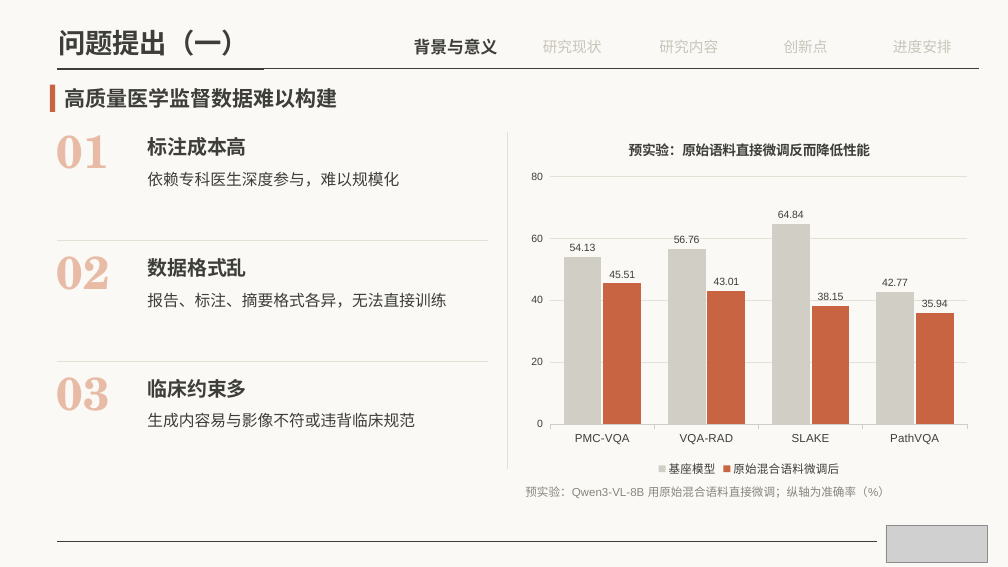
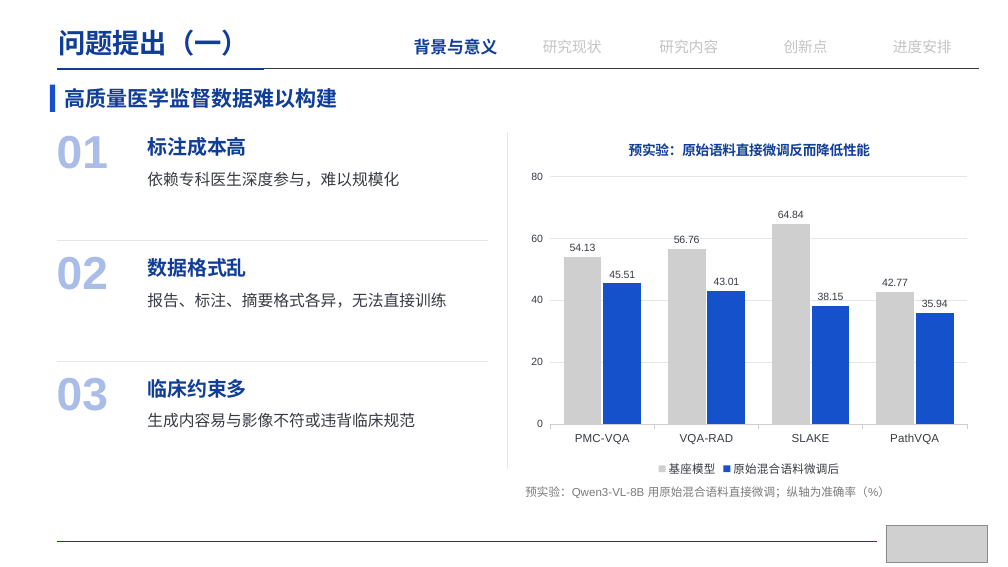
Before and after one commit to irving-2222/Graduation-Thesis, a slide deck: slide 5 of 开题答辩.pptx. Drawn at 1008x567 pixels with LibreOffice and Linux fonts; fonts in the diff are those of the drawing; grey boxes stand for pictures. Boxes give left, top, right and bottom in pixels: in the first picture for what was removed or moved away, otherwise in the second. Text is boxed around its words. In the diff, an @@ line names an element or a change of style, - is before the commit and + after.

```diff
--- a/开题答辩.pptx
+++ b/开题答辩.pptx
@@ background #FAF9F5 to #FFFFFF @@
@@ text "问题提出（一）" at [58,29,249,56]: font TeX Gyre Schola to Arial, text colour #3D3D3A to #103D98 @@
@@ rectangle at [50,85,55,112]: fill #C96442 to #1551CA @@
@@ line (57, 69) - (979, 69): stroke #3D3D3A 0.5 pt to #373B43 0.5 pt @@
@@ line (57, 69) - (264, 69): stroke #3D3D3A 1.75 pt to #103D98 1.75 pt @@
@@ text "高质量医学监督数据难以构建" at [64,88,337,108]: font TeX Gyre Schola to Arial, text colour #3D3D3A to #103D98 @@
@@ line (507, 132) - (507, 469): stroke #E3E0D6 1 pt to #E3E6EA 1 pt @@
@@ column chart at [523,125,976,480] @@
@@ colour of 基座模型 #D1CFC5 to #CFCFCF @@
@@ colour of 原始混合语料微调后 #C96442 to #1551CA @@
@@ category axis changed @@
@@ value axis changed @@
@@ lettering changed @@
@@ line (57, 240) - (488, 240): stroke #E3E0D6 1 pt to #E3E6EA 1 pt @@
@@ font TeX Gyre Schola to Arial, text colour #E8BBA6 to #A9BDE8 in 3 elements at [57,136,108,168], [57,257,108,289], [57,378,108,411] @@
@@ line (57, 361) - (488, 361): stroke #E3E0D6 1 pt to #E3E6EA 1 pt @@
@@ text colour #3D3D3A to #103D98 in 4 elements at [414,38,498,55], [147,137,247,156], [147,258,247,277], [147,379,247,398] @@
@@ line (57, 541) - (876, 541): stroke #3D3D3A 0.5 pt to #103D98 0.5 pt @@
```
Also in this commit, not shown: 21 other slides changed, 1 other file.
